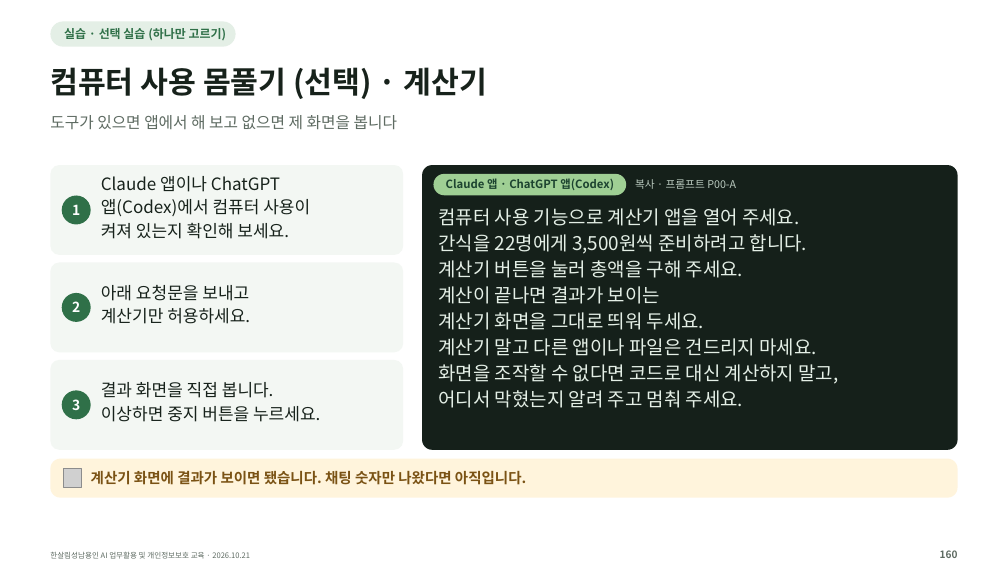
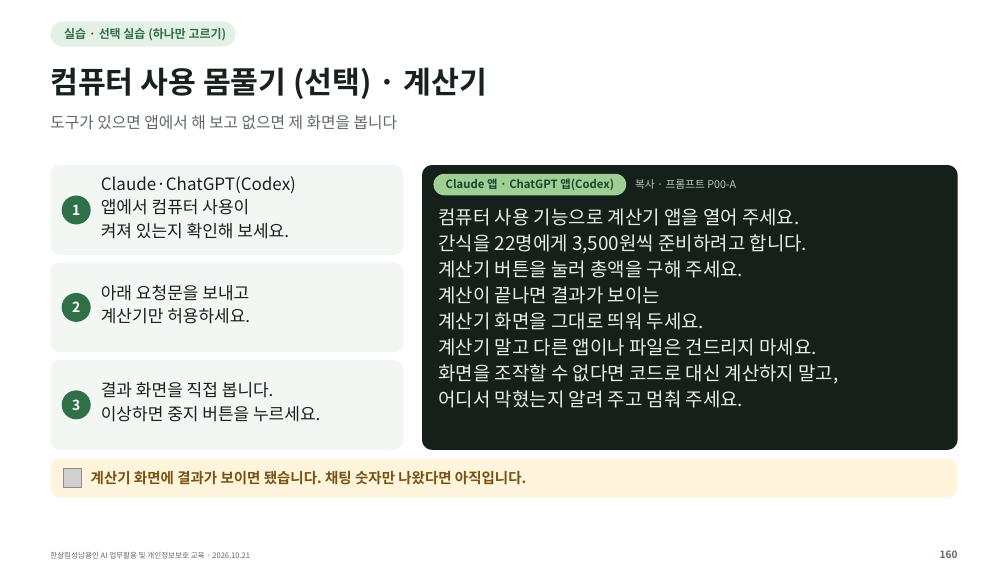
Before and after one commit to kscold/kscold-blog-version-2, a slide deck: slide 160 of apps/web/public/hansalim/files/한살림_AI교육_강의자료.pptx. Drawn at 1008x567 pixels with LibreOffice and Linux fonts; fonts in the diff are those of the drawing; grey boxes stand for pictures. Boxes give left, top, right and bottom in pixels: in the first picture for what was removed or moved away, otherwise in the second. Text is boxed around its words. In the diff, an @@ line names an element or a change of style, - is before the commit and + after.

```diff
--- a/apps/web/public/hansalim/files/한살림_AI교육_강의자료.pptx
+++ b/apps/web/public/hansalim/files/한살림_AI교육_강의자료.pptx
@@ text at bbox=[101, 176, 296, 215]: text changed @@
-Claude 앱이나 ChatGPT
-앱(Codex)에서 컴퓨터 사용이
+Claude·ChatGPT(Codex)
+앱에서 컴퓨터 사용이
```
Also in this commit, not shown: 61 other slides changed, 3 other files.
